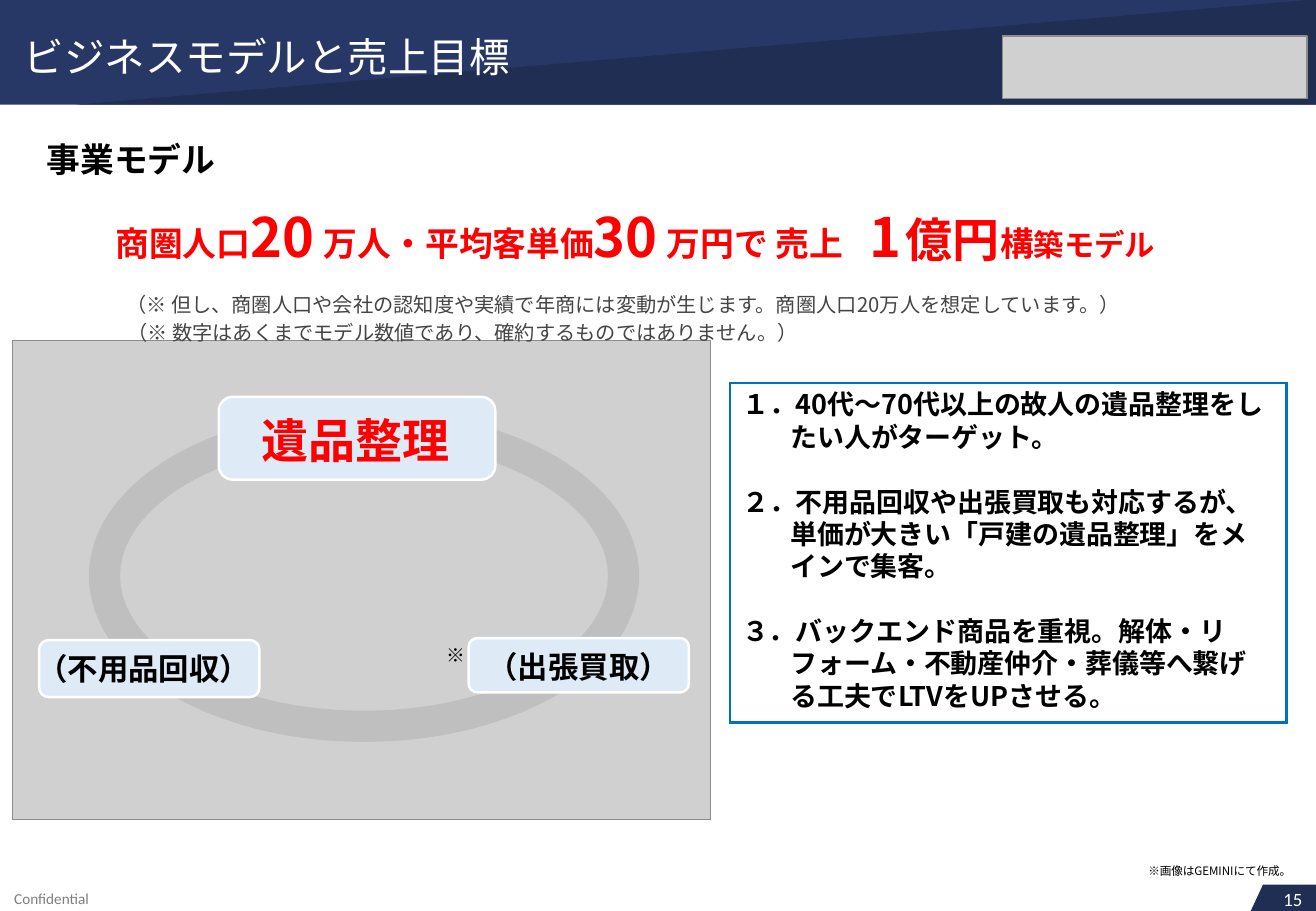
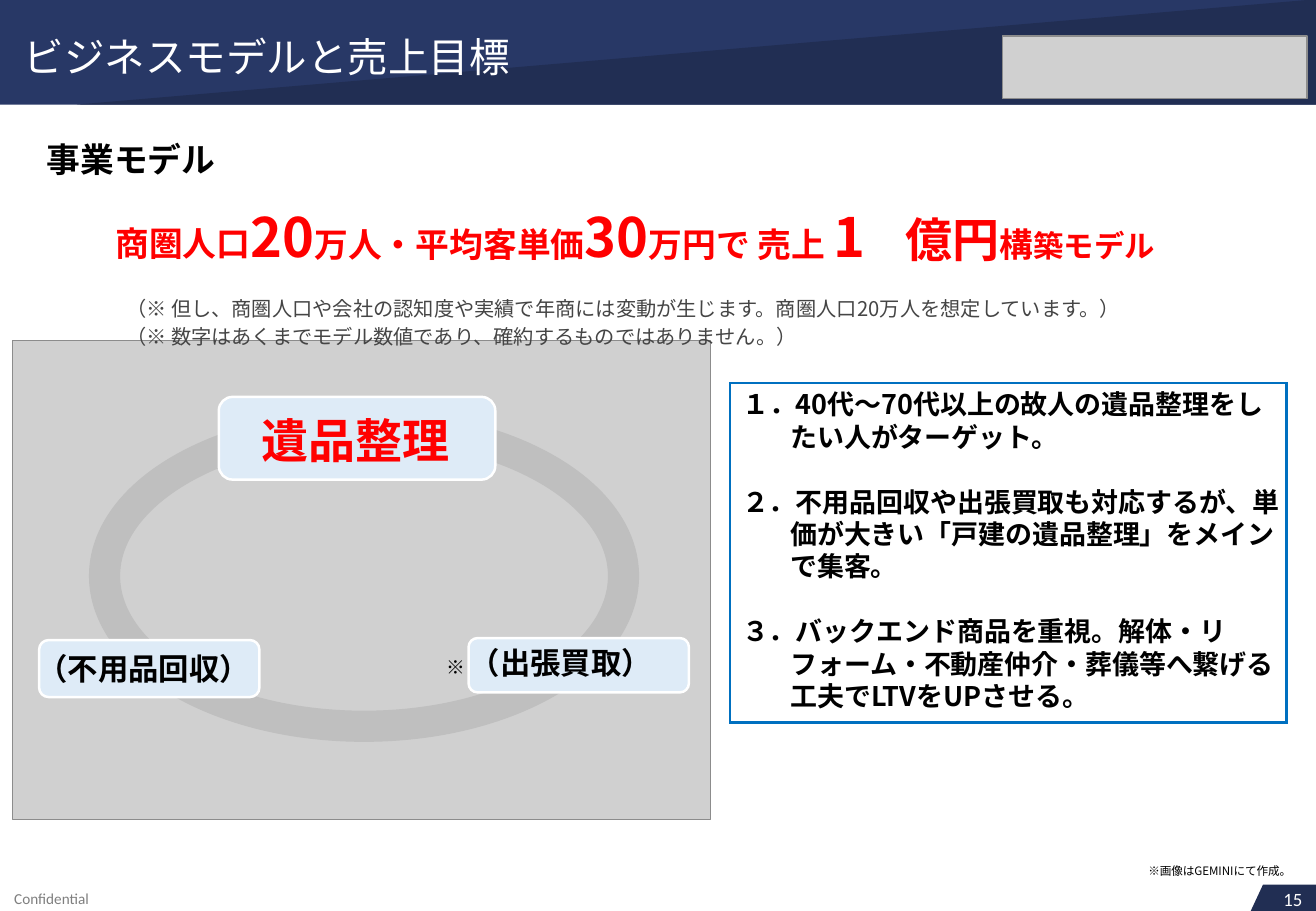
Before and after one commit to soshiro-iki-sys/-, a slide deck: slide 15 of proposals/REVIVAL_LINK様_ご提案書.pptx. Drawn at 1316x911 pixels with LibreOffice and Linux fonts; fonts in the diff are those of the drawing; grey boxes stand for pictures. Boxes give left, top, right and bottom in pixels: in the first picture for what was removed or moved away, otherwise in the second. Text is boxed around its words. In the diff, an @@ line names an element or a change of style, - is before the commit and + after.

```diff
--- a/proposals/REVIVAL_LINK様_ご提案書.pptx
+++ b/proposals/REVIVAL_LINK様_ご提案書.pptx
@@ text removed at box(251, 216, 315, 258) @@
-20
@@ text at box(314, 217, 865, 260): text changed @@
-万人・平均客単価
+20万人・平均客単価30万円で 売上 1
@@ text removed at box(594, 216, 658, 258) @@
-30
@@ text removed at box(667, 227, 844, 259) @@
-万円で 売上
@@ text removed at box(869, 217, 901, 257) @@
-1
@@ text at box(171, 299, 1120, 318): line spacing 1 to 16.9pt @@
@@ text at box(171, 327, 796, 350): paragraph added @@
+（※ 数字はあくまでモデル数値であり、確約するものではありません。）
@@ text removed at box(172, 323, 797, 346) @@
-（※ 数字はあくまでモデル数値であり、確約するものではありません。）
@@ text at box(742, 489, 1279, 579): text changed @@
-２．不用品回収や出張買取も対応するが、
+２．不用品回収や出張買取も対応するが、単価が大きい「戸建の遺品整理」をメインで集客。
@@ text removed at box(790, 521, 1247, 547) @@
-単価が大きい「戸建の遺品整理」をメ
@@ text removed at box(790, 553, 951, 579) @@
-インで集客。
@@ text removed at box(447, 644, 465, 667) @@
-※
@@ text at box(470, 648, 652, 677): text changed @@
-（出張買取）
+※ （出張買取）
@@ text at box(790, 651, 1273, 709): text changed @@
-フォーム・不動産仲介・葬儀等へ繋げ
+フォーム・不動産仲介・葬儀等へ繋げる工夫でLTVをUPさせる。
@@ text removed at box(790, 683, 1116, 709) @@
-る工夫でLTVをUPさせる。
```
Also in this commit, not shown: 56 other slides changed, 2 other files.
